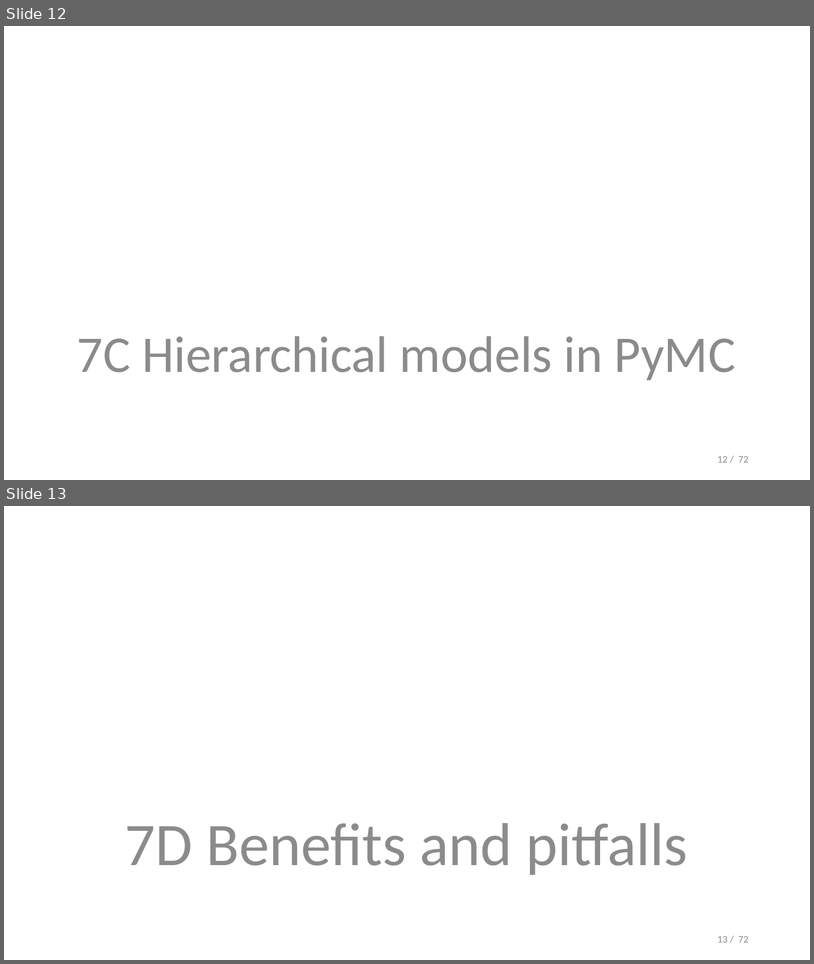
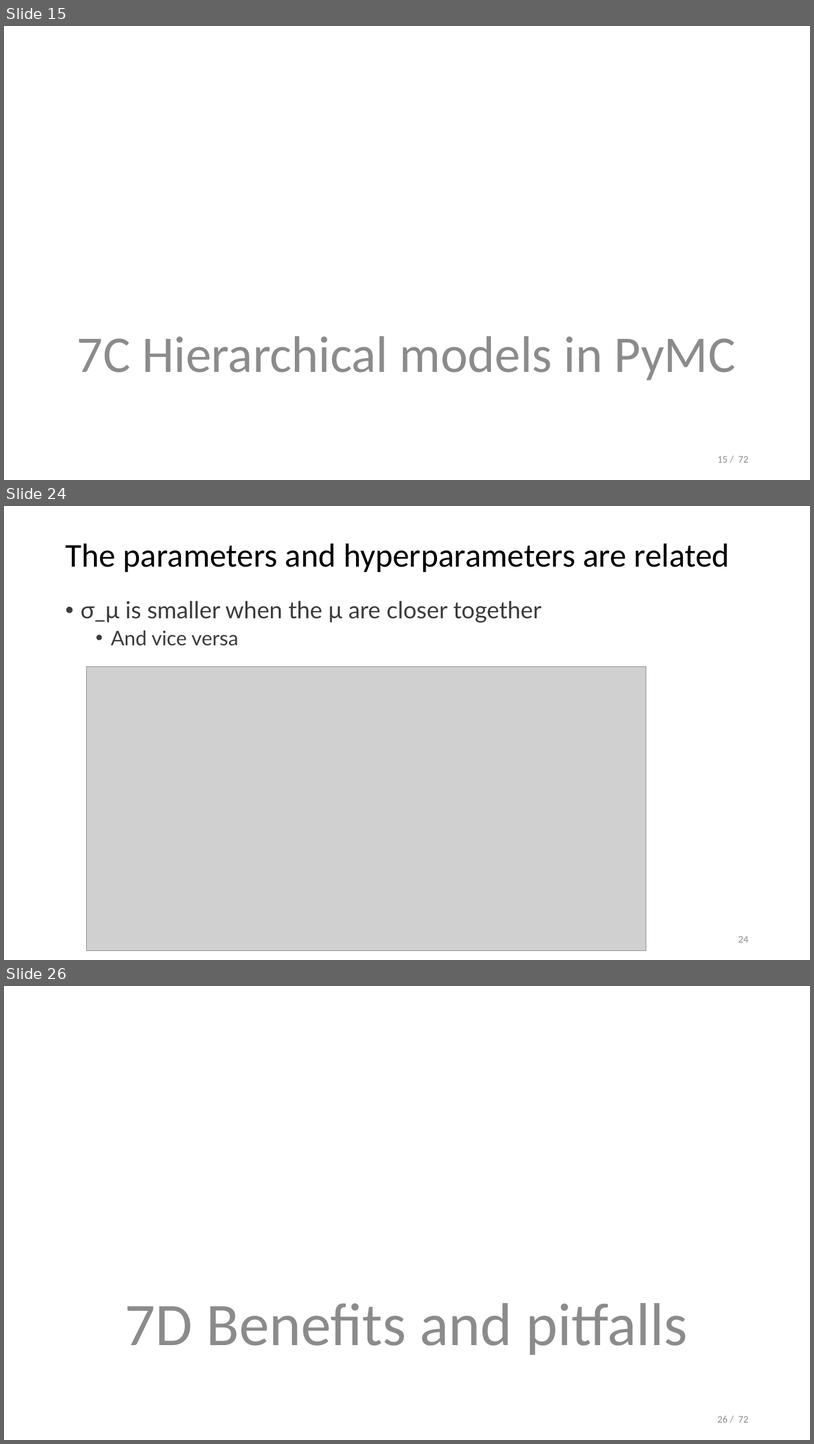
Before and after one commit to opherdonchin/StatisticalComputationAndAnalysis, a slide deck: Lectures/Lecture 7 Hierarchial models.pptx. Shown one above the other, each under a label of ours: slides 12 and 13 before the commit, slides 15, 24 and 26 after it; the slides between them are not shown. The pictures are 814x964 and 814x1444 pixels, drawn with LibreOffice and Linux fonts; fonts in the diff are those of the drawing; grey boxes stand for pictures. Boxes give left, top, right and bottom in pixels: in the first picture for what was removed or moved away, otherwise in the second. Text is boxed around its words. In the diff, an @@ line names an element or a change of style, - is before the commit and + after.

```diff
--- a/Lectures/Lecture 7 Hierarchial models.pptx
+++ b/Lectures/Lecture 7 Hierarchial models.pptx
@@ slide 24 added at [4,506,810,960], background #FFFFFF @@
@@ title added at [65,543,730,572], 39.6 pt, text #000000 @@
+The parameters and hyperparameters are related
@@ text added at [81,601,542,646], 28 pt, text #3B3B3B @@
+• σ_μ is smaller when the μ are closer together
+  • And vice versa
@@ picture added at [87,667,647,951] @@
@@ page number added at [738,936,749,942], 12 pt, text #8C8C8C @@
+24
@@ what was slide 12 is now slide 15 @@
@@ page number at [718,456,749,462]: text changed @@
-12 / 72
+15 / 72
@@ what was slide 13 is now slide 26 @@
@@ page number at [718,1416,749,1422]: text changed @@
-13 / 72
+26 / 72
```
Also in this commit, not shown: 3 slides changed, 13 other slides added, 1 slide removed, 7 other files.
